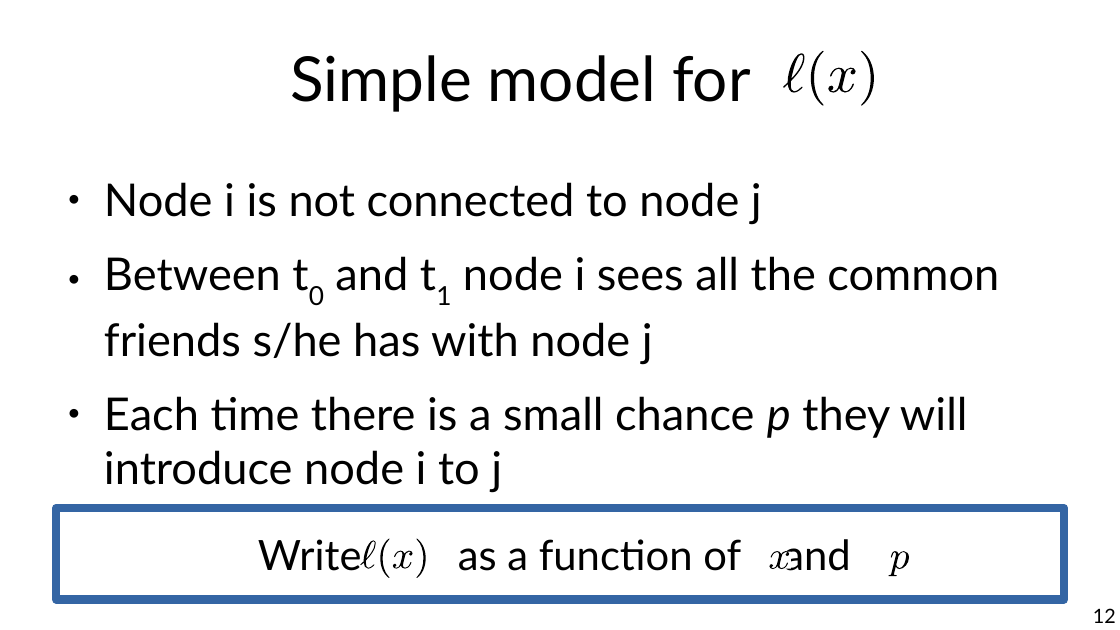
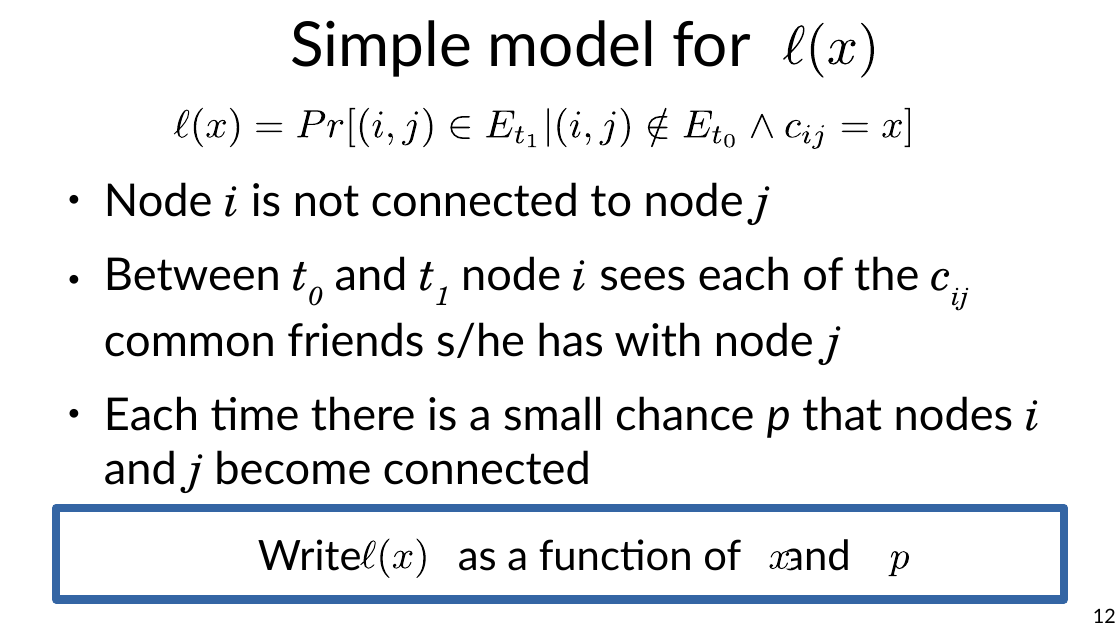
Before and after one commit to chatox/networks-science-course, a slide deck: slide 12 of theory/tt07_link_formation_mechanisms.odp. Drawn at 1120x630 pixels with LibreOffice and Linux fonts; fonts in the diff are those of the drawing. Boxes give left, top, right and bottom in pixels: in the first picture for what was removed or moved away, otherwise in the second. Text is boxed around its words. In the diff, an @@ line names an element or a change of style, - is before the commit and + after.

Commit message:
Divide into simple and advanced

```diff
--- a/theory/tt07_link_formation_mechanisms.odp
+++ b/theory/tt07_link_formation_mechanisms.odp
@@ title "Simple model for": place and size @@
-title "Simple model for" at (290,55,751,112)
+title "Simple model for" at (290,20,751,77)
@@ 4 freeform shapes: place and size @@
-4 freeform shapes at (784,51,874,106)
+4 freeform shapes at (784,22,874,77)
@@ group added at (174,108,915,149): 36 freeform shapes @@
@@ text at (104,182,770,224): font Lato to TeX Gyre Schola, italic on in "i j" @@
@@ text at (104,256,1040,492): text changed @@
-● Between t0 and t1 node i sees all the common friends s/he has with node j
-● Each time there is a small chance p they will introduce node i to j
+● Between t0 and t1 node i sees each of the cij common friends s/he has with node j
+● Each time there is a small chance p that nodes i and j become connected
```
Also in this commit, not shown: 5 other slides changed, 1 slide added.
